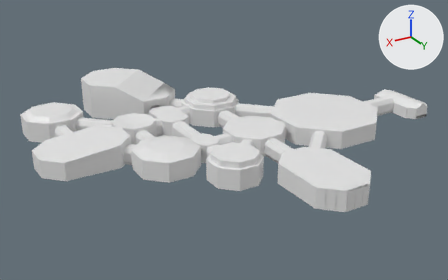
What one commit did to the FBX model Call-From-Space/Assets/Prefabs/pre-duel2/RoomsAndHallways.fbx.
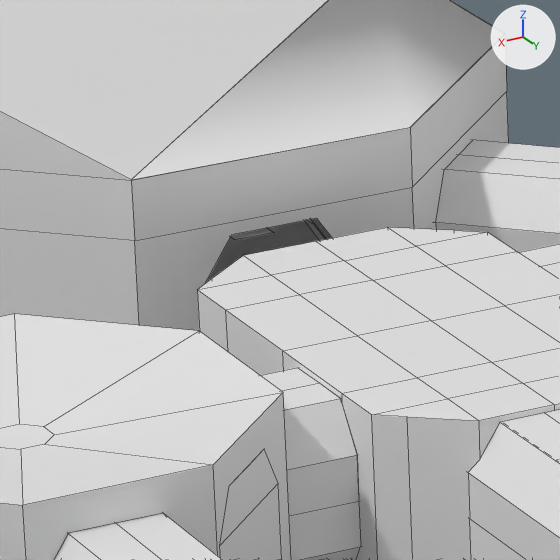
Old and new are each drawn whole from a camera (50 mm lens) standing at (554.0, 843.0, 277.0) and looking at (220.0, 286.0, -1.0) and again close up on the part from 29% to 40% of the width and 31% to 48% of the height. Arrows for +X, +Y and +Z are at upper right; the lights stay in place. The close-ups show mesh edges as thin lines. Materials are left out; every surface is plain grey. Where no turn or scale is listed for an object, it has been applied to the vertices. Vertices at the same position are counted once.
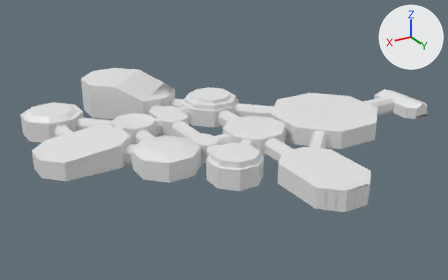
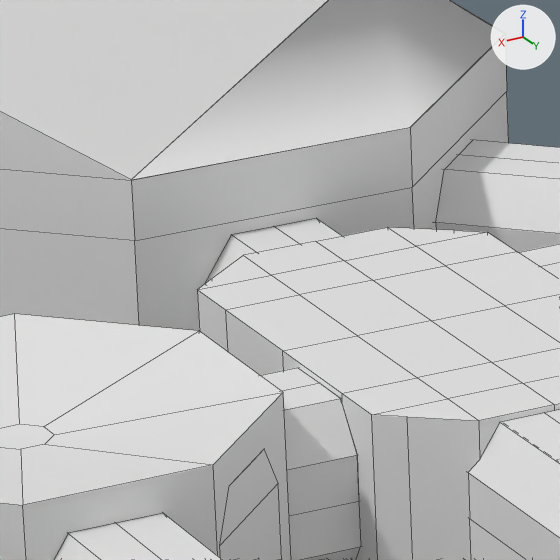
Location of each change, [x1, y1, x2, y2] in pixels of the close-ups (560 x 560 px; the box of a moved part takes in the faces that stretch with it):
```json
{"object": "Cube.047", "change": "added", "after": [206, 218, 342, 283]}
{"part": 1, "of": "me_circle_042", "change": "moved or reshaped", "before": [231, 228, 274, 240], "on screen": "not visible afterwards"}
```

The change, as JSON lines over the scene's bpy script:
```json
{"block": "me_circle_042", "where": "# used by ob_circle_010; location = (286.8, 133.7, 12.1)"}
{"op": "remove", "block": "me_circle_042", "code": "me_circle_042.from_pydata(...)  # 347 vertices, 275 faces; spans x -62.9..38.4, y -39.5..61.7, z -11.1..30.5"}
{"op": "add", "block": "me_circle_042", "code": "me_circle_042.from_pydata(...)  # 339 vertices, 271 faces; spans x -62.9..38.4, y -39.5..61.7, z -11.1..30.5"}
{"block": "me_circle_042", "change": "me_circle_042 part 1"}
{"block": "me_circle_042", "change": "4 vertices are removed from x -20.5, y 58.4..61.7, z 6.9"}
{"block": "me_circle_042", "change": "9 faces are deleted"}
{"block": "me_circle_042", "change": "2 vertices move within x -20.5, y 58.4, z 6.9"}
{"block": "me_circle_042", "change": "7 new faces join them"}
{"op": "add", "block": "me_cube_056", "code": ["me_cube_056 = bpy.data.meshes.new('Cube.056')", "me_cube_056.from_pydata(...)  # a torus around y (ring radius 9.0, tube radius 6.2) spanning x -8.0..8.0, y -6.1..6.1, z -9.5..9.5"]}
{"op": "add", "block": "ob_cube_047", "code": ["ob_cube_047 = bpy.data.objects.new('Cube.047', me_cube_056)", "ob_cube_047.location = (261.8, 198.3, 10.0)"]}
```
